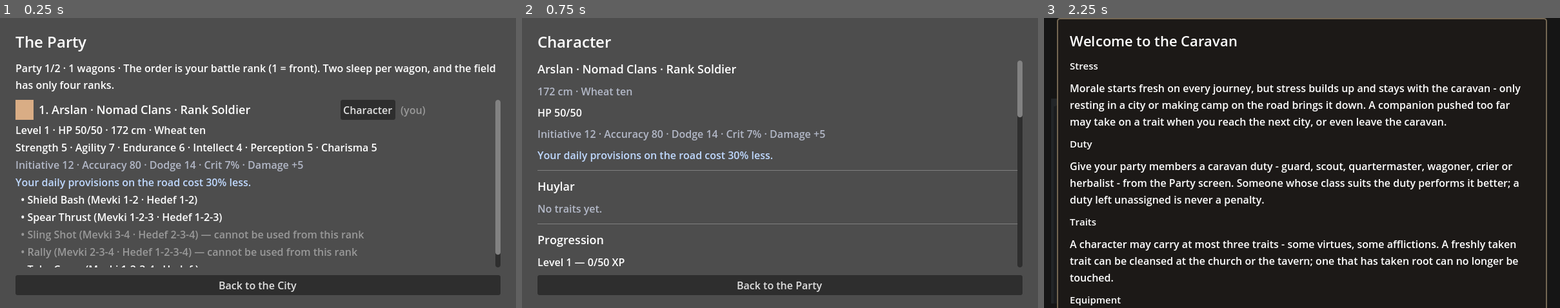
Above: before the commit, frames 1-3 (left to right).
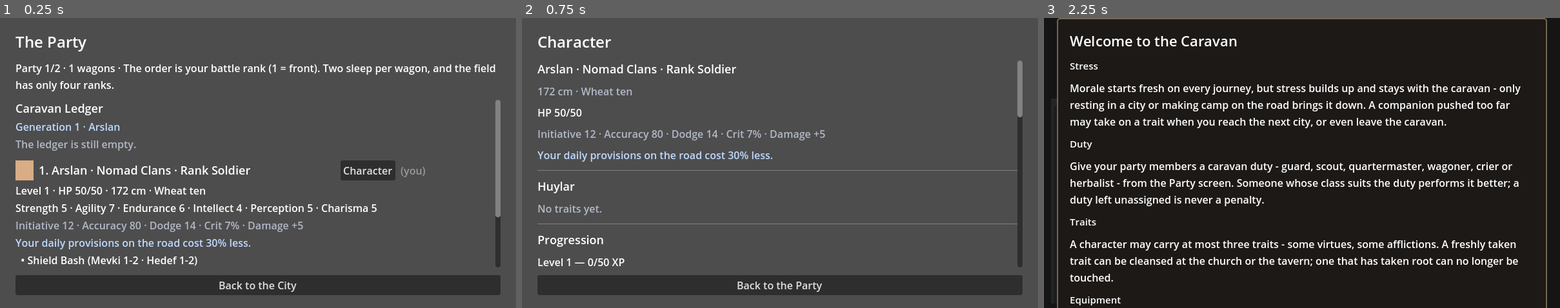
Above: after the commit, the same moments.

Repository: ulubatuhan/wayborne
Game: Godot game, scene res://scenes/game/party.tscn
The game is run twice, just before and just after one commit, with the same random seed, the same clock (stepped at 60 frames per second) and the same inputs. This scene is started directly instead of the project's main scene.
Inputs:
- Up to frame 1 (0.25 s): no input
- Up to frame 2 (0.75 s): click "Character" at 0.5 s
- Up to frame 3 (2.25 s): click "Spend points automatically on…" at 1.25 s; click "Back to the City" at 2 s

The runs differ from the first frame. In frame 1, 11% of the frame differs, in the area x 3-97%, y 28-86%; in frame 2, nothing differs; in frame 3, nothing differs.

Commit message:
Huy yolda görünsün, yoldaş kaybı gerçek olsun, defter ekrana çıksın
Üç küçük iş, üçü de önceki iki fazın açtığı boşluğu kapatıyor.

**Huy yolda davranış üretiyor.** Olumsuz huy yalnızca savaşta bir sayıyı
büküyordu; Darkest Dungeon'da ise affliction *görülür*. Kadrodaki her
olumsuz huy yolun işaret sıklığını artırıyor - dağılmış bir kadro daha
çok aksatıyor, daha çok geride kalıyor. Yeni bir sistem değil, var olan
işaret katmanının çarpanı.

**Savaşta yere düşen yoldaş iz bırakıyor.** Ölüm hâlâ yalnızca lideri
buluyor (kervan yok olmaz) ama kayıp gerçek olmalıydı: düşenin kendi
stresi ayrıca artıyor ve bu, şehir varışındaki kırılma zarını besliyor.
Yani bir yoldaşı savaşta kaybetmenin yolu var, ayrı bir ölüm kuralı
icat etmeden. En yorgun olandan başlanıyor - zaten en kırılgan olanı
kırmak rastgele birini kırmaktan hem daha okunur hem daha adil.

**Defter parti ekranında.** Kervanın kim olduğu sorusunun cevabı
yalnızca şu an yanında yürüyenler değil; buraya kadar kimlerle geldiğin
de o cevabın parçası. Ayrılmış satırlar soluk - kaydı duruyor ama artık
yanında değil.

CLAUDE.md'ye üç yeni bölüm: Lineage Rules, Road Layer Rules, Audio
Rules. README omurgayı artık doğru anlatıyor.

Claude-Session: https://claude.ai/code/session_01SmgLRHV2q6VtZPZSSuowT6

Diff:
--- a/scripts/autoload/game_session.gd
+++ b/scripts/autoload/game_session.gd
@@ -335,6 +335,19 @@
 	if character == null:
 		return
 	character.change_stress(delta)
+
+## Kadrodaki olumsuz huy sayısı. Huy uzun süre yalnızca savaşta bir
+## sayıyı bükeyordu - Darkest Dungeon'da ise affliction *görülür ve
+## duyulur*. Yol katmanı bunu okuyup işaret sıklığını artırıyor:
+## dağılmış bir kadro daha çok aksatır, daha çok geride kalır. Yeni bir
+## sistem değil, var olan işaret katmanının çarpanı (bkz. RoadSignals).
+func get_affliction_count() -> int:
+	var total := 0
+	for character in party:
+		for trait_resource in character.get_traits():
+			if not trait_resource.is_positive:
+				total += 1
+	return total
 
 ## Kadroda kırılma noktasını aşmış olanlar (bkz. CharacterData.is_stressed).
 func get_stressed_characters() -> Array[CharacterData]:
--- a/scripts/travel/road_signals.gd
+++ b/scripts/travel/road_signals.gd
@@ -72,6 +72,13 @@
 ## uygulanır, bkz. Route Rules - toplamın kendisine değil).
 const SMOKE_DANGER_DELTA: float = 0.18
 
+## Kadrodaki her olumsuz huy işaret sıklığını bu kadar artırıyor. Huy
+## uzun süre yalnızca savaşta bir sayıyı bükeyordu; Darkest Dungeon'da
+## ise affliction *görülür*. Dağılmış bir kadro yolda daha çok aksatıyor,
+## daha çok geride kalıyor - yeni bir sistem değil, var olan katmanın
+## çarpanı.
+const AFFLICTION_SPAWN_BONUS: float = 0.35
+
 ## Açık işaretler: her biri {kind, age_hours}.
 var open_signals: Array[Dictionary] = []
 
@@ -105,7 +112,8 @@
 ## kendi bölgesinde ilgilenilince çözülür: dikkat sonlu olmasaydı bütün
 ## katman bedava olurdu.
 func tick(
-	hours: float, attention_zone: String, rng: RandomNumberGenerator
+	hours: float, attention_zone: String, rng: RandomNumberGenerator,
+	affliction_count: int = 0
 ) -> Dictionary:
 	var result := {"appeared": [], "resolved": [], "escalated": []}
 	if hours <= 0.0:
@@ -129,7 +137,8 @@
 	# Sonra doğuş. Saat başına atılıyor ama tik bir saatten uzun
 	# olabiliyor (3x hız, uzun bir olay), o yüzden ihtimal süreyle
 	# ölçekleniyor - yoksa hızlı oynayan oyuncu daha az işaret görürdü.
-	var chance := clampf(SPAWN_CHANCE_PER_HOUR * hours, 0.0, 1.0)
+	var affliction_scale := 1.0 + float(maxi(0, affliction_count)) * AFFLICTION_SPAWN_BONUS
+	var chance := clampf(SPAWN_CHANCE_PER_HOUR * hours * affliction_scale, 0.0, 1.0)
 	if open_signals.size() < MAX_OPEN and rng.randf() < chance:
 		var kind := _roll_kind(rng)
 		if not get_open_kinds().has(kind):
--- a/scripts/ui/party.gd
+++ b/scripts/ui/party.gd
@@ -35,8 +35,56 @@
 	]
 
 	_clear_children(_content)
+	_content.add_child(_build_ledger())
 	for index in party.size():
 		_content.add_child(_build_member_card(party[index], index, party.size()))
+
+## Kervan defteri: kim geldi, kim gitti, kim öldü, liderlik kime geçti.
+##
+## **Ayrılan bir isim silinmiyor, üstü çiziliyor** (bkz. CaravanLedger).
+## Parti listesinin üstünde duruyor çünkü kervanın kim olduğu sorusunun
+## cevabı yalnızca şu an yanında yürüyenler değil - buraya kadar kimlerle
+## geldiğin de o cevabın parçası.
+const LEDGER_RECENT_LIMIT: int = 8
+const STRUCK_COLOR: Color = Color(0.55, 0.52, 0.55)
+
+func _build_ledger() -> VBoxContainer:
+	var box := VBoxContainer.new()
+
+	var title := Label.new()
+	title.text = tr("UI_LEDGER_TITLE")
+	title.add_theme_font_size_override("font_size", 18)
+	box.add_child(title)
+
+	var heading := Label.new()
+	heading.text = tr("UI_LEDGER_GENERATION") % [
+		_session.lineage_generation, _session.get_caravan_name()
+	]
+	heading.modulate = PERK_COLOR
+	box.add_child(heading)
+
+	var entries := _session.ledger.recent(LEDGER_RECENT_LIMIT)
+	if entries.is_empty():
+		var empty := Label.new()
+		empty.text = tr("UI_LEDGER_EMPTY")
+		empty.modulate = HINT_COLOR
+		box.add_child(empty)
+		return box
+
+	for entry in entries:
+		var line := Label.new()
+		line.text = "%s · %s — %s" % [
+			tr("UI_LEDGER_DAY") % int(entry.get("day", 0)),
+			String(entry.get("name", "")),
+			CaravanLedger.get_kind_label(String(entry.get("kind", ""))),
+		]
+		# Üstü çizili satır soluk: kaybın kaydı duruyor ama artık
+		# yanında yürüyen biri değil.
+		if _session.ledger.is_struck(entry):
+			line.modulate = STRUCK_COLOR
+		box.add_child(line)
+
+	return box
 
 func _build_member_card(character: CharacterData, index: int, party_size: int) -> VBoxContainer:
 	var card := VBoxContainer.new()
--- a/scripts/ui/road_journey.gd
+++ b/scripts/ui/road_journey.gd
@@ -143,6 +143,9 @@
 ## olan kollardan geçiyor (stres ve moral), yeni bir sistem açmıyor.
 ## Olmasa "hızlan" her koşulda doğru cevap olurdu ve bir emir menüsü
 ## tek seçenekten oluşurdu.
+## Savaşta yere düşen kişinin kendi üstünde kalan iz.
+const DOWNED_STRESS_MARK: int = 9
+
 ## Görmezden gelinen bir işaretin bedeli.
 const SIGNAL_STRAGGLER_STRESS: int = 5
 ## Birikmiş duman payının tavanı: yol tehlikeli olabilir, imkânsız olamaz.
@@ -954,7 +957,9 @@
 ## İşaretler saatle yaşıyor, günle değil - asıl boşluk günlerin arası
 ## değil, kartlar arasındaki 23 saatti.
 func _tick_signals(hours: float) -> void:
-	var outcome := _signals.tick(hours, _attention_zone, _signal_rng)
+	var outcome := _signals.tick(
+		hours, _attention_zone, _signal_rng, _session.get_affliction_count()
+	)
 	for kind in outcome["appeared"]:
 		_add_log(tr(RoadSignals.get_notice_key(String(kind))))
 	for kind in outcome["resolved"]:
@@ -1570,6 +1575,13 @@
 
 	# Her çarpışma bir miktar gerginlik bırakır; düşen her yoldaş bunu
 	# katlar. Zafer bunu biraz yumuşatır, yenilgi daha da ağırlaştırır.
+	# Yere düşen yoldaş kalıcı bir iz bırakıyor. Ölüm hâlâ yalnızca
+	# lideri buluyor (kervan yok olmaz), ama kayıp gerçek olmalı: düşen
+	# kişinin kendi stresi ayrıca artıyor ve bu, şehir varışındaki
+	# kırılma zarını besliyor - yani bir yoldaşı savaşta *kaybetmenin*
+	# yolu var, ayrı bir ölüm kuralı icat etmeden.
+	_apply_downed_marks(downed_count)
+
 	var stress_delta := COMBAT_STRESS_BASE + downed_count * COMBAT_STRESS_PER_DOWN
 	stress_delta += -COMBAT_VICTORY_STRESS_RELIEF if victory else COMBAT_DEFEAT_STRESS
 
@@ -1599,6 +1611,18 @@
 	_set_journey_controls_enabled(true)
 	_refresh_state()
 	_check_journey_end()
+
+## Yere düşenler kendi stresini alıyor. Kimin düştüğü savaş panelinden
+## sayı olarak geliyor (isim değil), o yüzden en yorgun olanlardan
+## başlanıyor: zaten en kırılgan olanı kırmak, rastgele birini
+## kırmaktan hem daha okunur hem daha adil.
+func _apply_downed_marks(downed_count: int) -> void:
+	if downed_count <= 0:
+		return
+	var ordered: Array[CharacterData] = _session.get_party().duplicate()
+	ordered.sort_custom(func(a, b): return a.stress > b.stress)
+	for index in mini(downed_count, ordered.size()):
+		_session.change_character_stress(ordered[index], DOWNED_STRESS_MARK)
 
 ## Savaşta ölenleri oturuma bildirir ve sonucunu oyuncuya *anlatır*.
 ## Sessiz bir ölüm hatadan ayırt edilemez: kimin öldüğü, liderliğin kime
Not shown, changed: CLAUDE.md
Not shown, changed: README.md
